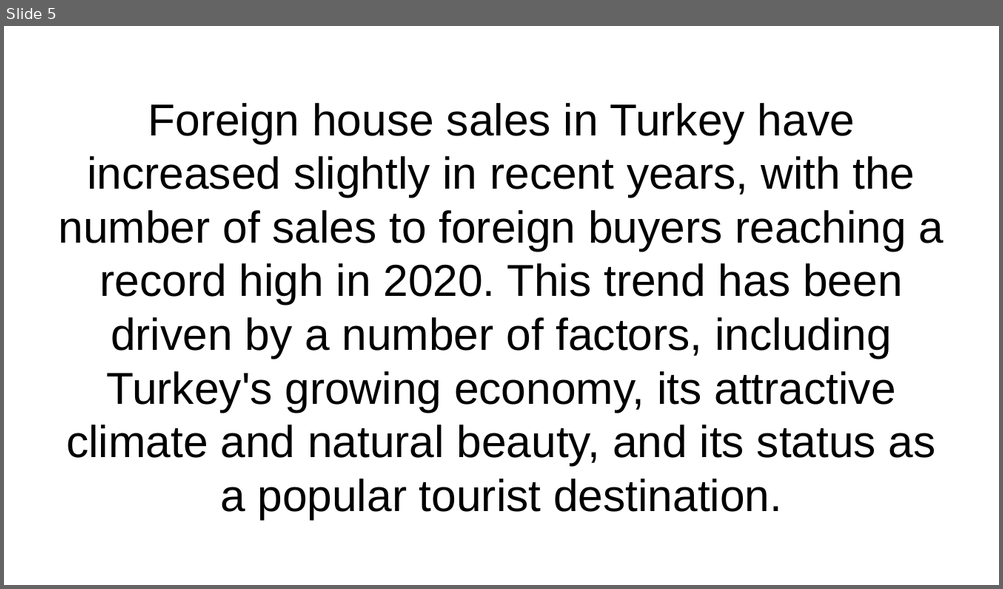
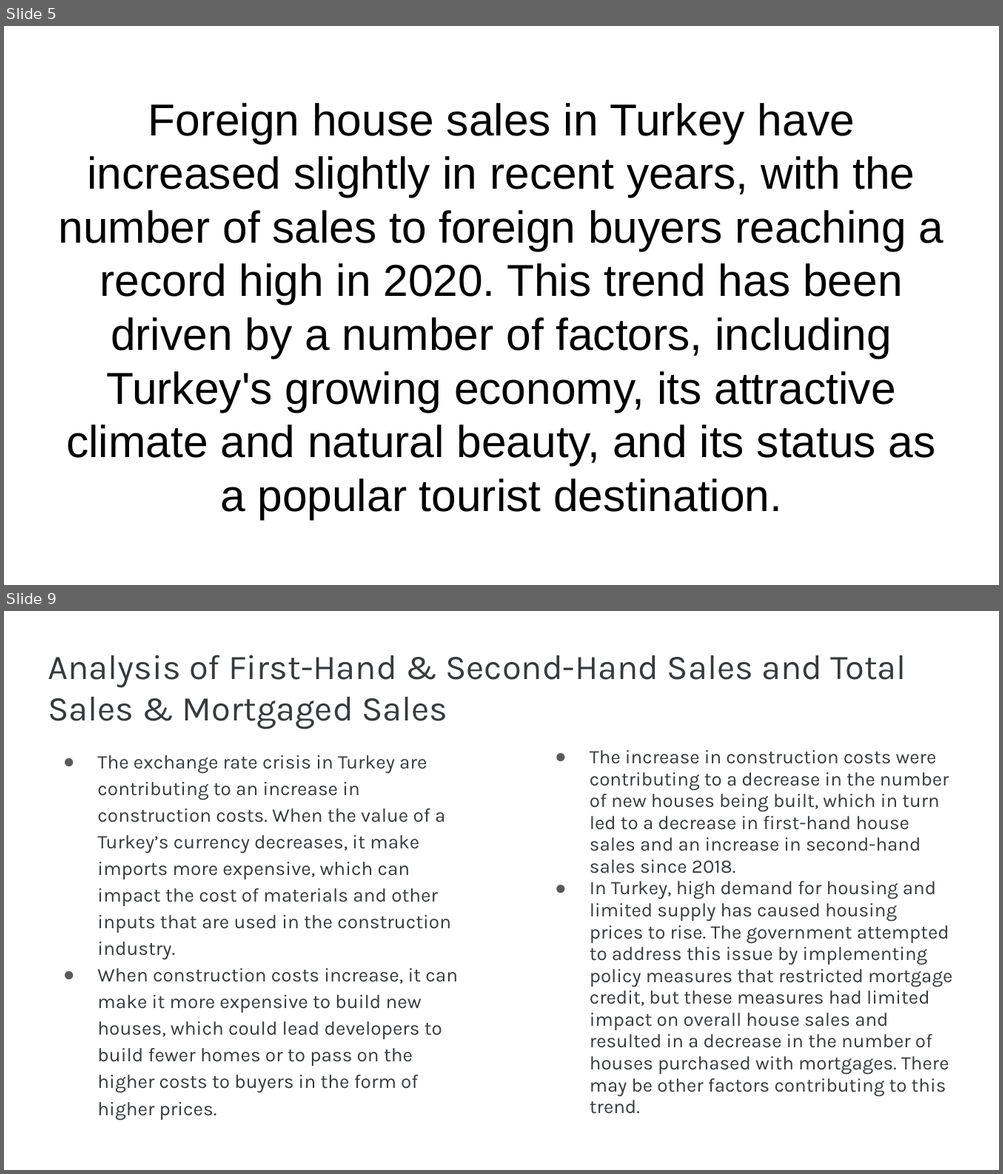
Before and after one commit to pjournal/mef06g-honey-drip, a slide deck: Presentation.pptx. Shown one above the other, each under a label of ours: slide 5 before the commit, slides 5 and 9 after it; the slides between them are not shown. The pictures are 1003x589 and 1003x1174 pixels, drawn with LibreOffice and Linux fonts; fonts in the diff are those of the drawing. Boxes give left, top, right and bottom in pixels: in the first picture for what was removed or moved away, otherwise in the second. Text is boxed around its words. In the diff, an @@ line names an element or a change of style, - is before the commit and + after.

```diff
--- a/Presentation.pptx
+++ b/Presentation.pptx
@@ slide 9 added at bbox=[4, 611, 999, 1170], background #FFFFFF @@
@@ title added at bbox=[48, 655, 906, 729], 25.2 pt, text #373A3C @@
+Analysis of First-Hand & Second-Hand Sales and Total Sales & Mortgaged Sales
@@ text added at bbox=[97, 755, 458, 1120], 14 pt, text #373A3C @@
+● The exchange rate crisis in Turkey are contributing to an increase in construction costs. When the value of a Turkey’s currency decreases, it make imports more expensive, which can impact the cost of materials and other inputs that are used in the construction industry.
+● When construction costs increase, it can make it more expensive to build new houses, which could lead developers to build fewer homes or to pass on the higher costs to buyers in the form of higher prices.
@@ text added at bbox=[589, 750, 952, 1114], 13.9 pt, text #373A3C @@
+● The increase in construction costs were contributing to a decrease in the number of new houses being built, which in turn led to a decrease in first-hand house sales and an increase in second-hand sales since 2018.
+● In Turkey, high demand for housing and limited supply has caused housing prices to rise. The government attempted to address this issue by implementing policy measures that restricted mortgage credit, but these measures had limited impact on overall house sales and resulted in a decrease in the number of houses purchased with mortgages. There may be other factors contributing to this trend.
```
Also in this commit, not shown: 3 slides changed, 4 other slides added, 1 slide removed.
